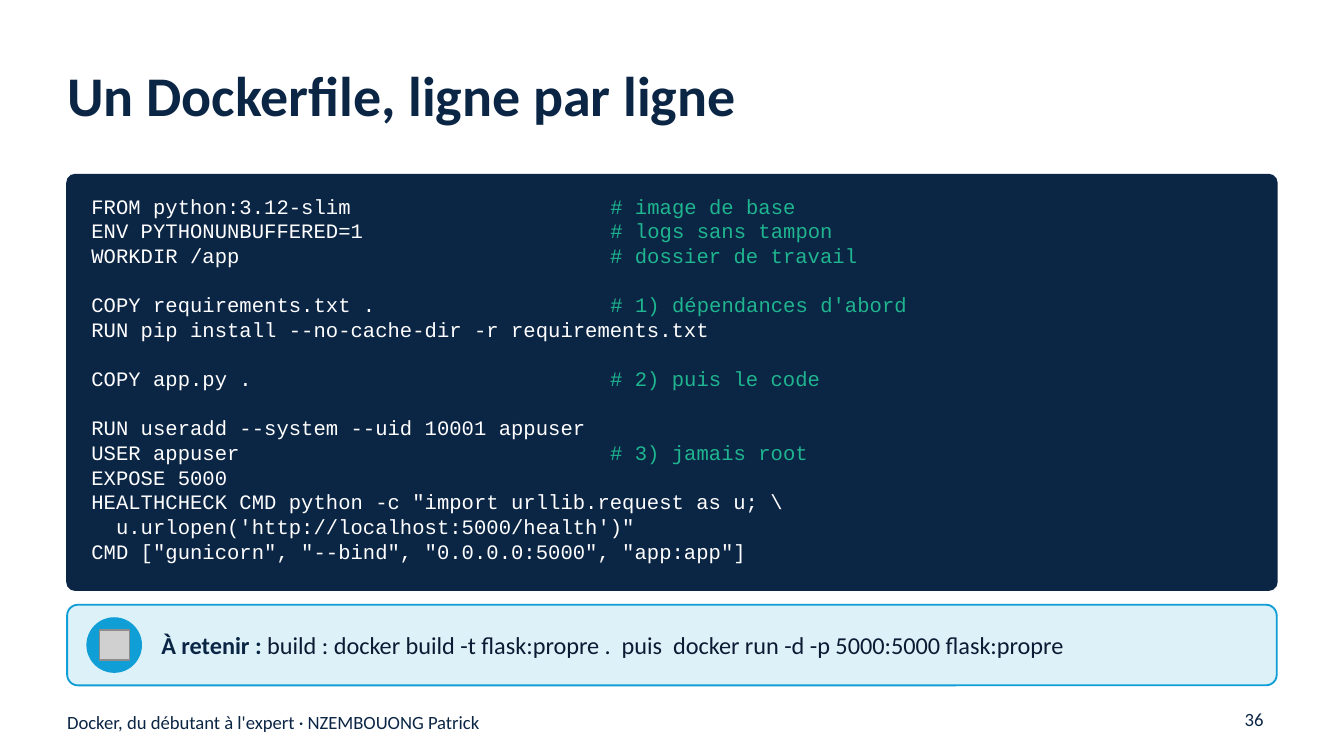
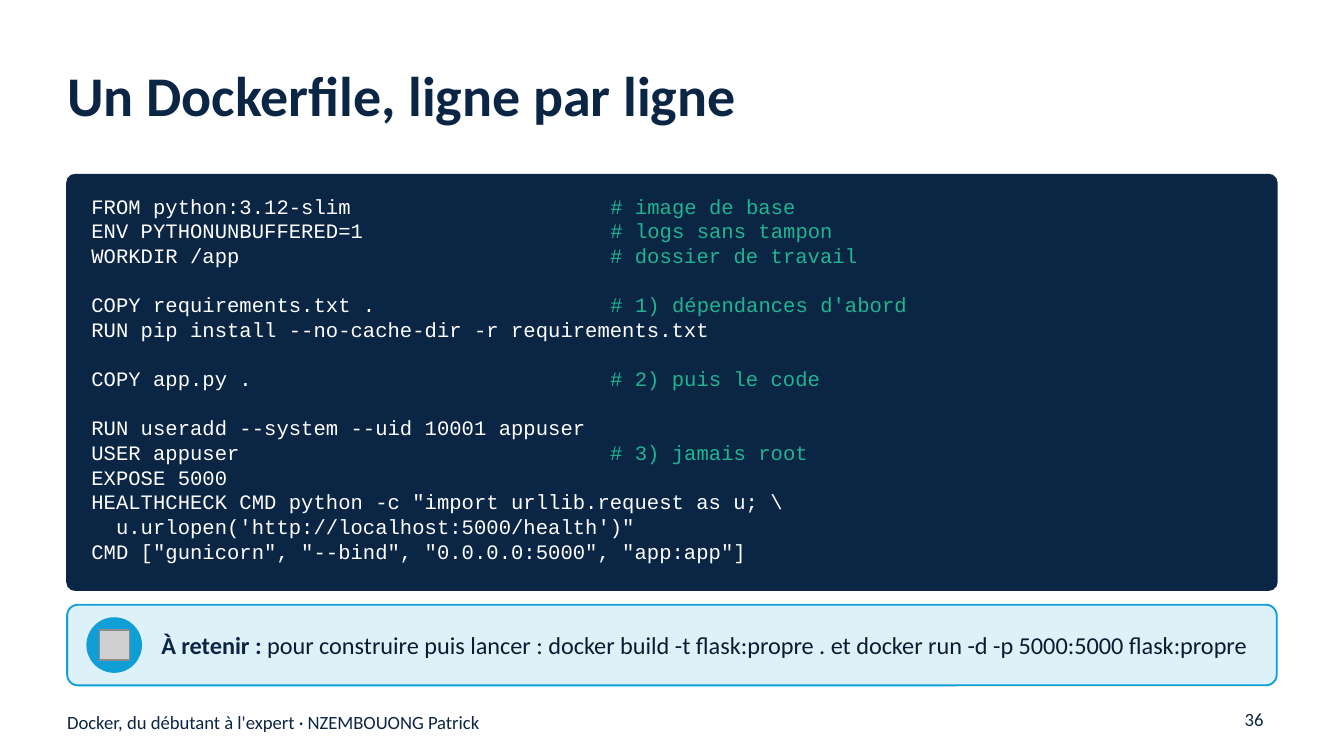
Before and after one commit to nzembouong18/Docker, a slide deck: slide 36 of support-de-cours/Docker-du-debutant-a-l-expert.pptx. Drawn at 1344x756 pixels with LibreOffice and Linux fonts; fonts in the diff are those of the drawing; grey boxes stand for pictures. Boxes give left, top, right and bottom in pixels: in the first picture for what was removed or moved away, otherwise in the second. Text is boxed around its words. In the diff, an @@ line names an element or a change of style, - is before the commit and + after.

```diff
--- a/support-de-cours/Docker-du-debutant-a-l-expert.pptx
+++ b/support-de-cours/Docker-du-debutant-a-l-expert.pptx
@@ text at box(161, 635, 1247, 658): text changed @@
-À retenir : build : docker build -t flask:propre . puis docker run -d -p 5000:5000 flask:propre
+À retenir : pour construire puis lancer : docker build -t flask:propre . et docker run -d -p 5000:5000 flask:propre
```
Also in this commit, not shown: 15 other slides changed, 5 other files.
